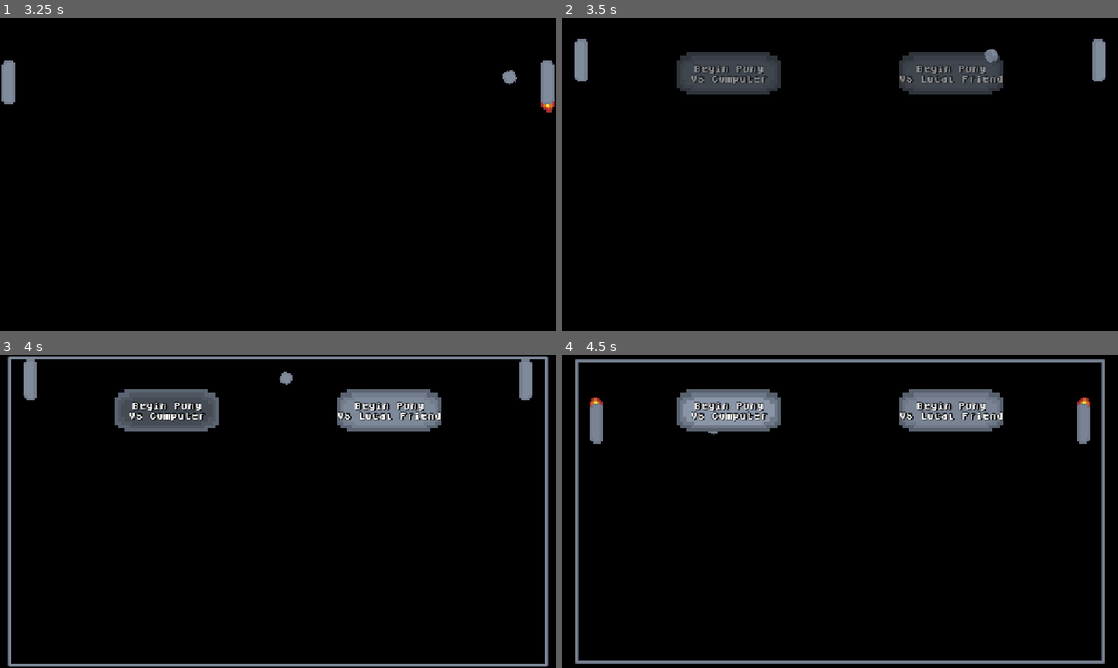
Above: before the commit, frames 1-4 (two rows, left to right).
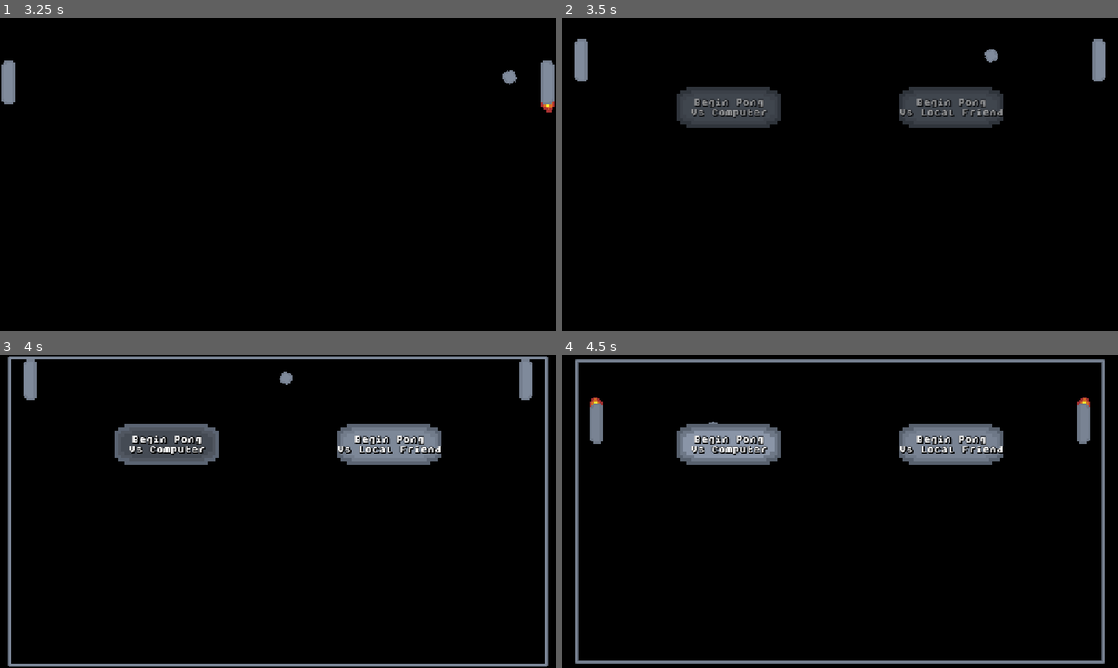
Above: after the commit, the same moments.

Repository: where-fore/pong
Game: Godot game, scene res://scenes/main_menu.tscn
The game is run twice, just before and just after one commit, with the same random seed, the same clock (stepped at 60 frames per second) and the same inputs.
Inputs (mouse positions are in pixels of both pictures, inside the frame that each line leads up to):
- Up to frame 1 (3.25 s): tap Enter (start_game) at 0.5, 0.6, 1.35, 2.1, 2.85 s; move the mouse to (400, 158) at 0.52 s; hold E (move_up) 0.53-1.28 s; move the mouse to (166, 190) at 1.27 s; hold S (move_down) 1.28-2.03 s; move the mouse to (333, 105) at 2.02 s; hold E (move_up) from 2.03 s (still down); move the mouse to (250, 237) at 2.77 s
- Up to frame 2 (3.5 s): keep holding E (move_up)
- Up to frame 3 (4 s): release E (move_up) at 3.5 s; click "Begin Pong Vs Computer" at 3.5 s
- Up to frame 4 (4.5 s): click "Begin Pong Vs Computer" at 4.25 s

Frame 1 is identical in both runs. In frame 2, 7.8% of the frame differs, in the area x 20-80%, y 10-36%; in frame 3, 8.0%; in frame 4, 8.3%.

Commit message:
minor fixes
main menu buttons now have hitboxes by their size, not huge long ones
first ball drop takes a bit longer and looks nicer, for introductory purposes

Diff:
--- a/project/scenes/ball.tscn
+++ b/project/scenes/ball.tscn
@@ -23,12 +23,5 @@
 wait_time = 5.0
 autostart = true
 
-[node name="RayCast2D" type="RayCast2D" parent="."]
-visible = false
-enabled = false
-target_position = Vector2(0, 1280)
-collision_mask = 2
-collide_with_areas = true
-
 [connection signal="area_entered" from="." to="." method="_on_area_entered"]
 [connection signal="timeout" from="Timer" to="." method="_on_timer_timeout"]
--- a/project/scenes/main_menu_hud.tscn
+++ b/project/scenes/main_menu_hud.tscn
@@ -25,6 +25,7 @@
 anchor_left = 0.3
 anchor_right = 0.3
 offset_left = 256.0
+offset_top = 156.0
 offset_right = 512.0
 offset_bottom = 256.0
 grow_horizontal = 2
@@ -34,7 +35,7 @@
 texture_normal = ExtResource("2_558sp")
 texture_pressed = ExtResource("3_0m2xx")
 texture_hover = ExtResource("4_6lya0")
-stretch_mode = 0
+stretch_mode = 6
 script = ExtResource("5_twu8j")
 
 [node name="Start Button Vs Computer Label" type="Label" parent="CanvasModulate/Start Button Vs Computer"]
@@ -56,6 +57,7 @@
 anchor_left = 0.7
 anchor_right = 0.7
 offset_left = 768.0
+offset_top = 156.0
 offset_right = 1024.0
 offset_bottom = 256.0
 grow_horizontal = 2
@@ -65,7 +67,7 @@
 texture_normal = ExtResource("2_558sp")
 texture_pressed = ExtResource("3_0m2xx")
 texture_hover = ExtResource("4_6lya0")
-stretch_mode = 0
+stretch_mode = 6
 script = ExtResource("5_twu8j")
 
 [node name="Start Button Vs Local Label" type="Label" parent="CanvasModulate/Start Button Vs Local"]
--- a/project/scenes/one_input_play.tscn
+++ b/project/scenes/one_input_play.tscn
@@ -9,7 +9,7 @@
 [ext_resource type="PackedScene" uid="uid://bjbn4uxeicuul" path="res://scenes/pause_menu.tscn" id="6_8ff3m"]
 [ext_resource type="Texture2D" uid="uid://cwj1n8p75ajuq" path="res://sprites/robot.png" id="6_teyol"]
 
-[node name="Main" type="Node" groups=["Bounce Wall", "Paddle"]]
+[node name="Main" type="Node"]
 script = ExtResource("1_muj5o")
 ball_scene = ExtResource("2_teyol")
 
--- a/project/scenes/two_input_play.tscn
+++ b/project/scenes/two_input_play.tscn
@@ -8,7 +8,7 @@
 [ext_resource type="PackedScene" uid="uid://bmed41fkbopnt" path="res://scenes/hud.tscn" id="5_saspj"]
 [ext_resource type="PackedScene" uid="uid://bjbn4uxeicuul" path="res://scenes/pause_menu.tscn" id="6_82vou"]
 
-[node name="Main" type="Node" groups=["Bounce Wall", "Paddle"]]
+[node name="Main" type="Node"]
 script = ExtResource("1_nprsp")
 ball_scene = ExtResource("2_8v6u6")
 
--- a/project/scripts/ball.gd
+++ b/project/scripts/ball.gd
@@ -1,9 +1,7 @@
 extends Area2D
 
 signal destroyed
-var velocity = Vector2.ZERO #instantiates
-var bounce_count_parent
-var starting_y_scale
+var velocity = Vector2.ZERO
 
 #tween instantiations
 var drop_in_tween = null
@@ -12,15 +10,16 @@
 
 #base ball settings
 var ball_speed = 600
-var random_starting_direction_tilt = 0.3 # how far from horizontal to start the ball moving
-var rotational_speed_factor = 0.008
+var random_starting_tilt = 0.3
+var minimum_tilt = 0.1
+#var rotational_speed_factor = 0.008 #old
 var ball_spawn_shoot_delay = 2.2
 var ball_pulse_growth_factor = 2
 
 #acceleration on paddle bounce
 var acceleration_factor = 1.08 #to give the game a ramping time limit
 var accelerate_x = true
-var accelerate_y = false
+var accelerate_y = false #the paddle rebound angles do this part
 
 #rebound at non-45 on paddle bounce: as a factor of distance to center of paddle on collision
 var use_angle_rebound = true
@@ -29,22 +28,15 @@
 var clamp_rebound_edges = true
 var clamp_rebound_edge_max = 0.85
 
-#raycast
-var has_child_reflection = false
-
 
 # Called when the node enters the scene tree for the first time.
 func _ready() -> void:
 	add_to_group("Ball")
 
-	#save this cause i'll use it later
-	starting_y_scale = scale.y
-
-
 	#set up a random direction and angle
 	var up_or_down = randi_range(0,1)
 	if up_or_down == 0: up_or_down = -1
-	var random_tilt = randf_range(0.1, 0.1+random_starting_direction_tilt)
+	var random_tilt = randf_range(minimum_tilt, minimum_tilt+random_starting_tilt)
 
 	var left_or_right = randi_range(0,1)
 	if left_or_right == 0: left_or_right = -1
@@ -52,15 +44,15 @@
 	velocity = Vector2.LEFT*left_or_right + Vector2.UP*up_or_down*random_tilt
 	velocity *= ball_speed
 
-	drop_in()
-
 # Called every frame. 'delta' is the elapsed time since the previous frame.
 func _process(delta: float) -> void:
 	#move the ball
 	position += velocity * delta
 
 	#match the raycast to the direction of travel
-	$RayCast2D.rotation = velocity.angle() - PI/2
+	#if i had one
+	#$RayCast2D.rotation = velocity.angle() - PI/2
+	#maybe good for cheater mode, or a powerup
 
 
 func _on_area_entered(area: Area2D) -> void:
@@ -87,7 +79,7 @@
 	for ball in get_tree().get_nodes_in_group("Ball"):
 		queue_free()
 
-func drop_in():
+func drop_in(wait_time:float = 0, animation_length:float = ball_spawn_shoot_delay):
 	#so the ball doesn't score or something if it grows near an edge
 	#$CollisionShape2D.disabled = true
 	#actually multiball has no downsides for now
@@ -98,20 +90,21 @@
 
 	if not original_scale: original_scale = target.scale
 	if not original_velocity: original_velocity = self.velocity
+	velocity = Vector2.ZERO
+
+	if wait_time > 0: await get_tree().create_timer(wait_time).timeout
 
 	#if no tween: var first_time = true
 	#handle the create and kill if first_time, if not just redo the growth
 
 	if not drop_in_tween:
-		#stop the ball
-		velocity = Vector2.ZERO
 		$Timer.start() #restart collision timer
 
 		drop_in_tween = create_tween()
 		drop_in_tween.set_trans(Tween.TRANS_EXPO)
 		drop_in_tween.set_ease(Tween.EASE_IN)
-		drop_in_tween.tween_property(target, "scale", original_scale*ball_pulse_growth_factor, ball_spawn_shoot_delay/2)
-		drop_in_tween.tween_property(target, "scale", original_scale, ball_spawn_shoot_delay/2)
+		drop_in_tween.tween_property(target, "scale", original_scale*ball_pulse_growth_factor, animation_length/2)
+		drop_in_tween.tween_property(target, "scale", original_scale, animation_length/2)
 
 		await drop_in_tween.finished
 		finish_drop_in_tween()
@@ -126,8 +119,8 @@
 		drop_in_tween = create_tween()
 		drop_in_tween.set_trans(Tween.TRANS_EXPO)
 		drop_in_tween.set_ease(Tween.EASE_IN)
-		drop_in_tween.tween_property(target, "scale", original_scale*ball_pulse_growth_factor, ball_spawn_shoot_delay/2)
-		drop_in_tween.tween_property(target, "scale", original_scale, ball_spawn_shoot_delay/2)
+		drop_in_tween.tween_property(target, "scale", original_scale*ball_pulse_growth_factor, animation_length/2)
+		drop_in_tween.tween_property(target, "scale", original_scale, animation_length/2)
 
 		await drop_in_tween.finished
 		finish_drop_in_tween()
@@ -153,6 +146,7 @@
 func stretch_ball():
 	#stretch y in relation to velocity
 	#with a feelscrafted magic number
+	#would be nice if it was a factor of its vector.length
 	var stretch_factor = (acceleration_factor-1)/2
 	scale.y *= 1 + stretch_factor
 
@@ -179,4 +173,4 @@
 	if accelerate_x:
 		velocity.x *= acceleration_factor
 	if accelerate_y:
-			velocity.y *= acceleration_factor
+		velocity.y *= acceleration_factor
--- a/project/scripts/main.gd
+++ b/project/scripts/main.gd
@@ -6,16 +6,18 @@
 # Called when the node enters the scene tree for the first time.
 func _ready() -> void:
 	randomize()
-	create_ball()
 
 	if not self.has_meta("Main_Menu"):
+		var fade_time = 2
+		create_ball(fade_time) #delay on spawn to let it fade in, get bearings etc
+
 		fade_parent.color = Color(0,0,0,1)
 		var tween = create_tween()
 		tween.set_trans(Tween.TRANS_EXPO)
 		tween.set_ease(Tween.EASE_IN)
-		tween.tween_property(fade_parent, "color", Color(0,0,0,0), 1)
+		tween.tween_property(fade_parent, "color", Color(0,0,0,0), fade_time)
 		await tween.finished
-
+	else: create_ball()
 
 
 # Called every frame. 'delta' is the elapsed time since the previous frame.
@@ -23,11 +25,17 @@
 	pass
 
 
-func create_ball():
+func create_ball(drop_in_override:float = 0):
 	var ball = ball_scene.instantiate()
 	ball.position = ($"Ball Spawn".position)
 	call_deferred("add_child", ball)
 	ball.connect("destroyed", _on_ball_destroyed)
+
+	if drop_in_override == 0:
+		ball.call_deferred("drop_in")
+	elif drop_in_override:
+		ball.call_deferred("drop_in", drop_in_override)
+
 
 
 func _on_left_wall_scored() -> void:
